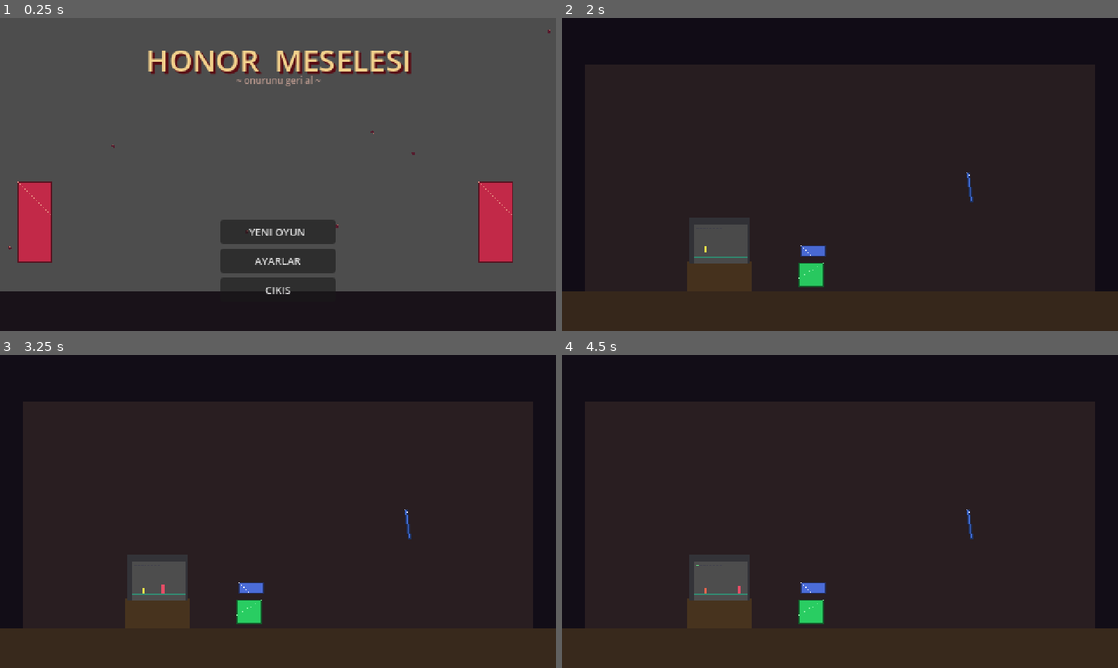
Above: before the commit, frames 1-4 (two rows, left to right).
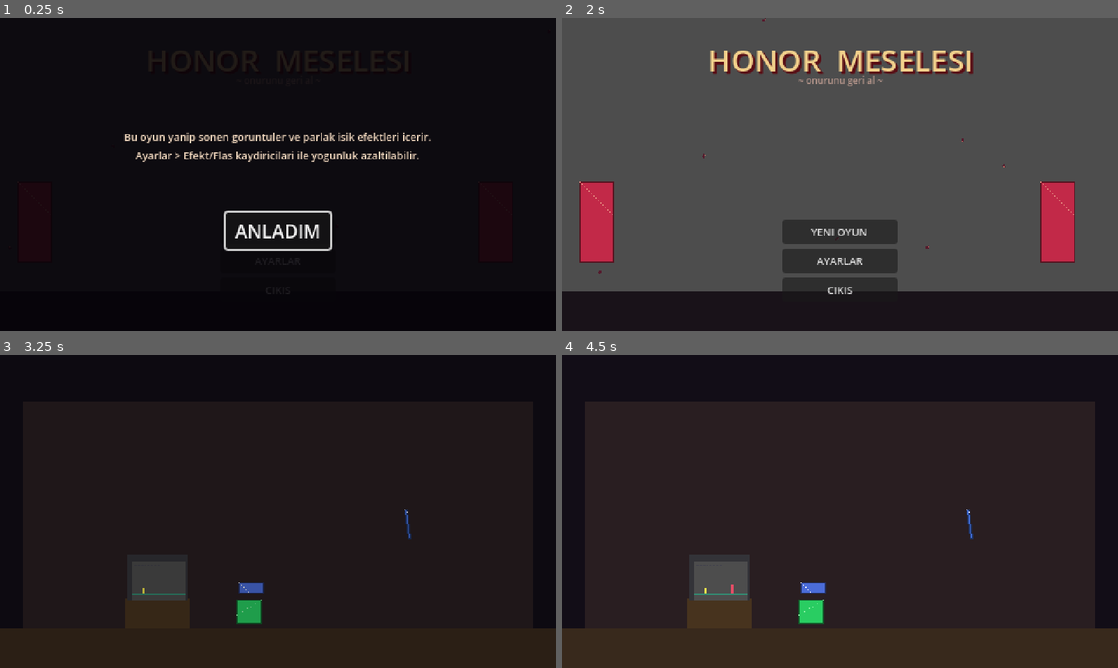
Above: after the commit, the same moments.

Repository: Eruldin/Honor-Meselesi
Game: Godot game, scene res://src/ui/Title.tscn
Same seed, same stepped clock (60 frames per second), same inputs: the game is played once before the commit and once after it.
Inputs (mouse positions are in pixels of both pictures, inside the frame that each line leads up to):
- Up to frame 1 (0.25 s): no input
- Up to frame 2 (2 s): click (840, 230) at 0.5 s, where only the run after the commit has a clickable "ANLADIM"; tap Enter (ui_accept) at 1.25 s; move the mouse to (962, 158) at 1.27 s; hold D (move_right) from 1.28 s (still down); tap F (focus) at 1.35 s; click (962, 158) at 1.42 s; tap Space (jump) at 1.52 s
- Up to frame 3 (3.25 s): release D (move_right) at 2 s; click (278, 567) at 2 s, where only the run after the commit has a clickable "YENI OYUN"; drag from (166, 527) to (250, 617) at 2.77 s
- Up to frame 4 (4.5 s): move the mouse to (895, 442) at 3.52 s; hold D (move_right) 3.53-4.25 s; tap L (dash) at 3.6 s; tap F (focus) at 3.8 s; tap Enter (ui_accept) at 4.25 s; drag from (812, 574) to (673, 464) at 4.27 s

The runs differ from the first frame. In frame 1, 87% of the frame differs, in the area x 0-100%, y 0-89%; in frame 2, 95%, in the area x 0-100%, y 0-100%; in frame 3, 0.5%; in frame 4, less than 0.1%.

Commit message:
M11 erisilebilirlik: isiga duyarlilik uyarisi ilk acilista
- settings'e seen_flash_warning bayragi (settings.json'da kalici)
- title _ready: flag yoksa deferred uyari karti — karartma + TR/EN
  metin + ANLADIM butonu; onayda flag kaydedilir, ikinci acilista yok
- kaydedilebilirlik testi (11/11)

Co-Authored-By: Devin AI <158243242+devin-ai-integration[bot]@users.noreply.github.com>

Diff:
--- a/src/core/settings.gd
+++ b/src/core/settings.gd
@@ -16,6 +16,7 @@
 var fullscreen: bool = false       ## pencere modu
 var window_scale: int = 3          ## 480x270 * n pencere boyutu
 var bind_overrides: Dictionary = {}  ## action -> seri InputEvent (k/m/j)
+var seen_flash_warning: bool = false  ## isiga duyarlilik uyarisi gosterildi
 
 
 func _apply_bus_volume() -> void:
@@ -162,6 +163,7 @@
 		"fullscreen": fullscreen,
 		"window_scale": window_scale,
 		"binds": bind_overrides,
+		"seen_flash_warning": seen_flash_warning,
 	}))
 	f.close()
 	# Windows'ta hedef varken rename basarisiz — once silinir.
@@ -185,6 +187,7 @@
 	language = String(data.get("language", "tr"))
 	fullscreen = bool(data.get("fullscreen", false))
 	window_scale = int(data.get("window_scale", 3))
+	seen_flash_warning = bool(data.get("seen_flash_warning", false))
 	var raw_binds: Variant = data.get("binds", {})
 	if raw_binds is Dictionary:
 		for k: String in raw_binds:
--- a/src/ui/title.gd
+++ b/src/ui/title.gd
@@ -32,6 +32,8 @@
 	# Bolumden gelen ambiyans (ruzgar/magara) baslikta kalmasin — bos istek
 	# aktif katmani crossfade ile sessize indirir.
 	AudioManager.play_ambience(&"")
+	if not Settings.seen_flash_warning:
+		call_deferred(&"_show_flash_warning")
 
 
 func _build_scenery() -> void:
@@ -174,6 +176,43 @@
 		vbox.add_child(_btn("CIKIS" if is_tr else "QUIT", func() -> void: get_tree().quit()))
 
 
+## M11 erisilebilirlik: isiga duyarlilik uyarisi — ilk acilista bir kez
+## (settings.json'a kayit; ayarlar menusunden yogunluk dusurulebilir).
+func _show_flash_warning() -> void:
+	var layer := CanvasLayer.new()
+	layer.layer = 30
+	add_child(layer)
+	var dim := ColorRect.new()
+	dim.color = Color(0.02, 0.01, 0.03, 0.88)
+	dim.size = Vector2(480, 270)
+	layer.add_child(dim)
+	var is_tr := Settings.language == "tr"
+	var lab := Label.new()
+	lab.text = ("Bu oyun yanip sonen goruntuler ve parlak isik efektleri icerir.\n"
+			+ "Ayarlar > Efekt/Flas kaydiricilari ile yogunluk azaltilabilir."
+		if is_tr else
+			"This game contains flashing images and bright light effects.\n"
+			+ "Intensity can be reduced via Settings > FX/Flash sliders.")
+	lab.add_theme_font_size_override("font_size", 9)
+	lab.add_theme_color_override("font_color", Color(0.95, 0.85, 0.75))
+	lab.horizontal_alignment = HORIZONTAL_ALIGNMENT_CENTER
+	lab.autowrap_mode = TextServer.AUTOWRAP_WORD_SMART
+	lab.size = Vector2(360, 60)
+	lab.position = Vector2(60, 96)
+	layer.add_child(lab)
+	var ok := Button.new()
+	ok.text = "ANLADIM" if is_tr else "GOT IT"
+	ok.custom_minimum_size = Vector2(90, 16)
+	ok.position = Vector2(195, 168)
+	layer.add_child(ok)
+	ok.pressed.connect(func() -> void:
+		AudioManager.play_sfx(&"sfx/ui", null, -6.0)
+		Settings.seen_flash_warning = true
+		Settings.save_settings()
+		layer.queue_free())
+	ok.grab_focus()
+
+
 func _process(delta: float) -> void:
 	# Yaratik pusuda: 5-9 saniyede bir kisaca goz kirpar
 	if _peek_t > 0.0:
--- a/tests/test_save.gd
+++ b/tests/test_save.gd
@@ -51,6 +51,19 @@
 	var data: Variant = JSON.parse_string(FileAccess.get_file_as_string(Settings.PATH))
 	assert_almost_eq(float(data.get("music_volume", -1.0)), 0.4, 0.001)
 	Settings.set_music_volume(old_music)
+
+
+func test_flash_warning_ack_persists() -> void:
+	# M11: isiga duyarlilik uyari onayi settings.json'da saklanir —
+	# ikinci acilista tekrar sormaz.
+	var old := Settings.seen_flash_warning
+	Settings.seen_flash_warning = true
+	Settings.save_settings()
+	var data: Variant = JSON.parse_string(FileAccess.get_file_as_string(Settings.PATH))
+	assert_true(bool(data.get("seen_flash_warning", false)),
+		"uyari onayi settings.json'a yazilir")
+	Settings.seen_flash_warning = old
+	Settings.save_settings()
 
 
 func test_binding_persists_across_load() -> void:
